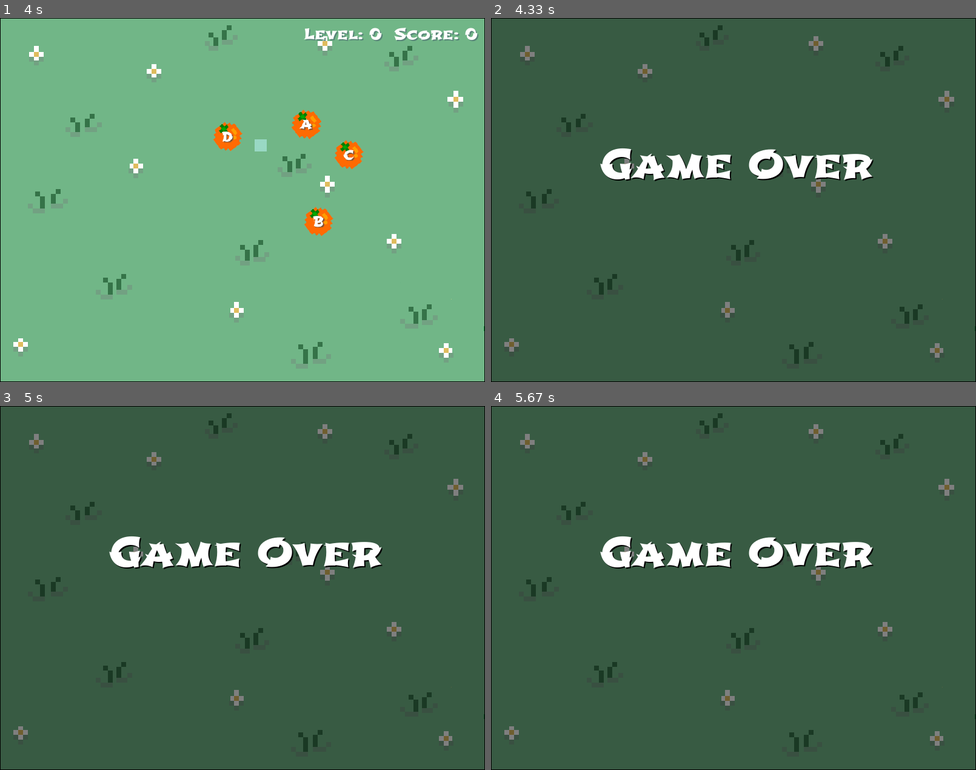
Above: before the commit, frames 1-4 (two rows, left to right).
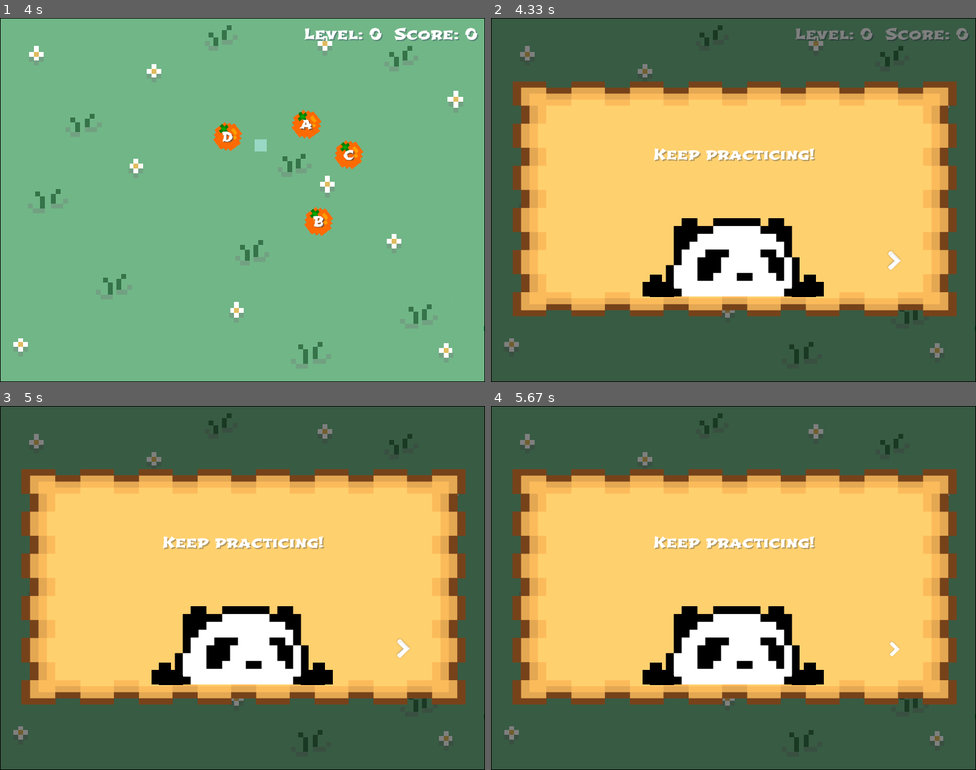
Above: after the commit, the same moments.

Repository: jocelyn-chang/digit-dynasty
Game: pygame game, started from SnakeGame.py
The game is run twice, just before and just after one commit, with the same random seed, the same clock (stepped at 60 frames per second) and the same inputs.
Inputs (mouse positions are in pixels of both pictures, inside the frame that each line leads up to):
- Up to frame 1 (4 s): click "START GAME" at 0.38 s; tap Space at 2.17 s; hold Up 2.57-3.03 s; hold Right 3.07-3.53 s; hold Left from 3.57 s (still down)
- Up to frame 2 (4.33 s): release Left at 4.1 s; click (898, 261) at 4.27 s
- Up to frame 3 (5 s): click (407, 649) at 4.7 s
- Up to frame 4 (5.67 s): click (917, 726) at 5.05 s; click (859, 646) at 5.38 s

Frame 1 is identical in both runs. In frame 2, 57% of the frame differs, in the area x 4-99%, y 2-82%; in frame 3, 57%; in frame 4, 57%.

Commit message:
Fixed the snake from constantly moving

Diff:
--- a/SnakeGame.py
+++ b/SnakeGame.py
@@ -3,6 +3,7 @@
 import random
 from Player import Player
 from Button import Button
+import math
 
 # Initialize Pygame
 pygame.init()
@@ -29,6 +30,8 @@
 RESIZED_BACK = pygame.image.load("images/resized_back.png")
 RESIZED_NEXT = pygame.transform.rotate(pygame.image.load("images/resized_back.png"), 180)
 start_screen = pygame.image.load("images/snakesumsstart.png")
+happypanda = pygame.image.load("images/thumbsuppanda.png")
+question_scroll = pygame.image.load("images/bigScroll.png")
 
 # Load fruit images and scale to the right size
 fruit_size = (50, 50)
@@ -274,35 +277,36 @@
      return 1
   return 0
 
-def end_game_screen(gates, x_pos):
-    run = True
-    NEXT_BUTTON = Button(pygame.transform.rotate(pygame.image.load("images/back_button.png"), 180), pos = (650, 400), text_input = "", font = get_font(15), base_colour = "White", hovering_colour = "#b51f09")
-
-    screen.blit(dead_panda, (x_pos-5, 385))
-    pygame.display.update()
-
-    pygame.time.delay(2000)
-    while run:
-        MOUSE_X, MOUSE_Y = pygame.mouse.get_pos()
-        GAME_MOUSE_POS = pygame.mouse.get_pos()
-        # Display question screen
-        screen.blit(question_scroll, (25, 100))
-
-        if gates >= 5:
-            levels = math.floor(gates / 5)
-            title_lines = ["Congratulations you imroved", f"{levels} levels"]
-        else:
-            title_lines = ["Keep practicing!"]
-
-        line_height = get_font(25).get_height()
-
-        for i, line in enumerate(title_lines):
-            title_text = get_font(25).render(line, True, white)
-            inputRect = title_text.get_rect()
-            inputRect.center = (SCREEN_WIDTH // 2, 225 + i * line_height)  # Adjust position for each line
-            screen.blit(title_text, inputRect)
-
-        screen.blit(happypanda, (250, 330))
+def end_game_screen(score):
+  run = True
+  NEXT_BUTTON = Button(pygame.transform.rotate(pygame.image.load("images/back_button.png"), 180), pos = (650, 400), text_input = "", font = get_font(15), base_colour = "White", hovering_colour = "#b51f09")
+
+  pygame.time.delay(200)
+  while run:
+    MOUSE_X, MOUSE_Y = pygame.mouse.get_pos()
+    GAME_MOUSE_POS = pygame.mouse.get_pos()
+    # Display question screen
+    screen.blit(question_scroll, (25, 100))
+
+    if score >= 5:
+      levels = math.floor(score / 5)
+      title_lines = ["Congratulations you improved", f"{levels} levels"]
+    else:
+      title_lines = ["Keep practicing!"]
+
+    line_height = get_font(25).get_height()
+
+    for i, line in enumerate(title_lines):
+      shadow = get_font(25).render(line, True, gold3)
+      title_text = get_font(25).render(line, True, white)
+      inputRect = title_text.get_rect()
+      inputShad = shadow.get_rect()
+      inputRect.center = (SCREEN_WIDTH // 2, 225 + i * line_height)  # Adjust position for each line
+      inputShad.center = ((SCREEN_WIDTH // 2)+2, (225 + i * line_height)+2)
+      screen.blit(shadow, inputShad)
+      screen.blit(title_text, inputRect)
+
+    screen.blit(happypanda, (250, 330))
 
         # Display user's input text
         # input_text = get_font(20).render(title, True, white)
@@ -310,32 +314,34 @@
         # inputRect.center = (SCREEN_WIDTH // 2, SCREEN_HEIGHT // 2)  # Adjust position as needed
         # screen.blit(input_text, inputRect)
 
-        if (660<MOUSE_X<685 and 390<MOUSE_Y<415):
-            screen.blit(RESIZED_NEXT, (510, 249))
-
-        NEXT_BUTTON.update(screen)
-
-        # Event handling
-        for event in pygame.event.get():
-            if event.type == pygame.QUIT:
-                pygame.quit()
-                sys.exit()
-            if event.type == pygame.MOUSEBUTTONDOWN:
-                if NEXT_BUTTON.checkInput(GAME_MOUSE_POS):
-                    run = False
-        # Update the display
-        pygame.display.update()
+    if (660<MOUSE_X<685 and 390<MOUSE_Y<415):
+      screen.blit(RESIZED_NEXT, (510, 249))
+
+    NEXT_BUTTON.update(screen)
+
+    # Event handling
+    for event in pygame.event.get():
+      if event.type == pygame.QUIT:
+        pygame.quit()
+        sys.exit()
+      if event.type == pygame.MOUSEBUTTONDOWN:
+        if NEXT_BUTTON.checkInput(GAME_MOUSE_POS):
+          run = False
+    # Update the display
+    pygame.display.update()
 
 # Main game function
 def game(user):
   run = True
   pause = True
-  correct = False
-  level = user.get_add()
-  currQNA = question(level)
+  snake_pause = True
+  level = user.get_add() # get addition level from the user
+
+  # Initialize questions, options, and answer
+  currQNA = question(level) # gets question and the answer
   currQ = currQNA[0]
   correctAns = currQNA[1]
-  optionList = options(correctAns)
+  optionList = options(correctAns) # creates list of answer options
 
   # # Snake starting coordinates
   # x1 = SCREEN_WIDTH / 2
@@ -350,7 +356,7 @@
   snake_len = 1
 
 
-  # Randomize coordinates for each orange
+  # Randomize and create coordinates for each orange
   foodCoord = foodCoordinates(SCREEN_WIDTH/2, SCREEN_HEIGHT/2)
 
   # Delay the question screen
@@ -365,30 +371,72 @@
     timerDown = 30
 
   while run:
-    # Event handling
+    # Event handling, stop run if quit
     for event in pygame.event.get():
       if event.type == pygame.QUIT:
         run = False
 
-    # Control snake movement
+            # Control snake movement when not paused
     if not pause:
-      keys = pygame.key.get_pressed()
-      if keys[pygame.K_LEFT]:
-        x1_change = -snake_block
+      # Refresh the direction changes
+      if snake_pause:
+        x1_change = 0
         y1_change = 0
-      elif keys[pygame.K_RIGHT]:
-        x1_change = snake_block
-        y1_change = 0
-      elif keys[pygame.K_UP]:
-        y1_change = -snake_block
-        x1_change = 0
-      elif keys[pygame.K_DOWN]:
-        y1_change = snake_block
-        x1_change = 0
+        keys = pygame.key.get_pressed()
+        if keys[pygame.K_LEFT]:
+          snake_pause = False
+          x1_change = -snake_block
+          y1_change = 0
+        elif keys[pygame.K_RIGHT]:
+          snake_pause = False
+          x1_change = snake_block
+          y1_change = 0
+        elif keys[pygame.K_UP]:
+          snake_pause = False
+          y1_change = -snake_block
+          x1_change = 0
+        elif keys[pygame.K_DOWN]:
+          snake_pause = False
+          y1_change = snake_block
+          x1_change = 0
+      else:
+        # Check for key presses
+        keys = pygame.key.get_pressed()
+        if keys[pygame.K_LEFT]:
+          x1_change = -snake_block
+          y1_change = 0
+        elif keys[pygame.K_RIGHT]:
+          x1_change = snake_block
+          y1_change = 0
+        elif keys[pygame.K_UP]:
+          y1_change = -snake_block
+          x1_change = 0
+        elif keys[pygame.K_DOWN]:
+          y1_change = snake_block
+          x1_change = 0
+
+    # # Control snake movement
+    # # if not pause and not snake_pause:
+    # if not pause:
+    #   print("stawp")
+    #   keys = pygame.key.get_pressed()
+    #   if keys[pygame.K_LEFT]:
+    #     x1_change = -snake_block
+    #     y1_change = 0
+    #   elif keys[pygame.K_RIGHT]:
+    #     x1_change = snake_block
+    #     y1_change = 0
+    #   elif keys[pygame.K_UP]:
+    #     y1_change = -snake_block
+    #     x1_change = 0
+    #   elif keys[pygame.K_DOWN]:
+    #     y1_change = snake_block
+    #     x1_change = 0
 
       # Update snake position
-      foodCoord[0][0] += x1_change
-      foodCoord[0][1] += y1_change
+      if not snake_pause:
+        foodCoord[0][0] += x1_change
+        foodCoord[0][1] += y1_change
 
       snake_list.append([foodCoord[0][0], foodCoord[0][1]])
 
@@ -405,6 +453,7 @@
       pause = True
     else:
       if countdown > 0 and pause == True and timerDown > 0:
+        snake_pause = True
         if countdown == 600:
           currQNA = question(level)
           currQ = currQNA[0]
@@ -435,6 +484,7 @@
         screen.blit(FRUIT_D, [438, 385])
         if countdown % 10 == 0 and timerDown > 0:
           timerDown -= 1
+        snake_pause = True
         keys = pygame.key.get_pressed()
         if keys[pygame.K_SPACE]:
           pause = False
@@ -468,11 +518,12 @@
         timerDown = 30
     if doneYet == 1:
       screen.blit(overlay, (0, 0))
-      shadow = get_font(65).render("Game Over", True, black)
-      main = get_font(65).render("Game Over", True, white)
-
-      screen.blit(shadow, [182, 200])
-      screen.blit(main, [180, 198])
+      end_game_screen(snake_len - 1)
+      # shadow = get_font(65).render("Game Over", True, black)
+      # main = get_font(65).render("Game Over", True, white)
+
+      # screen.blit(shadow, [182, 200])
+      # screen.blit(main, [180, 198])
       elements_delay_counter = 1
       pause = True
 
Not shown, changed: .DS_Store
